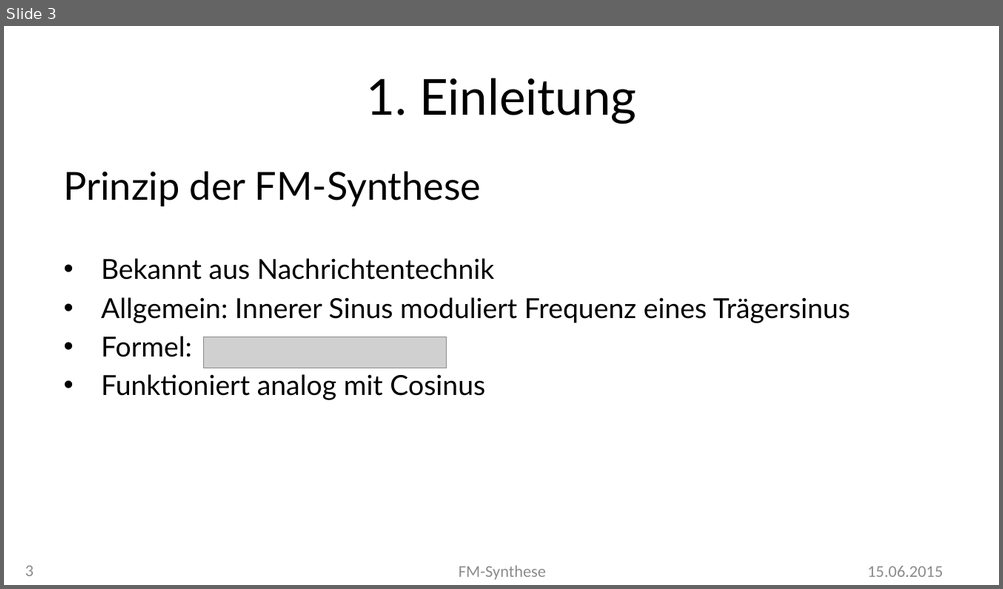
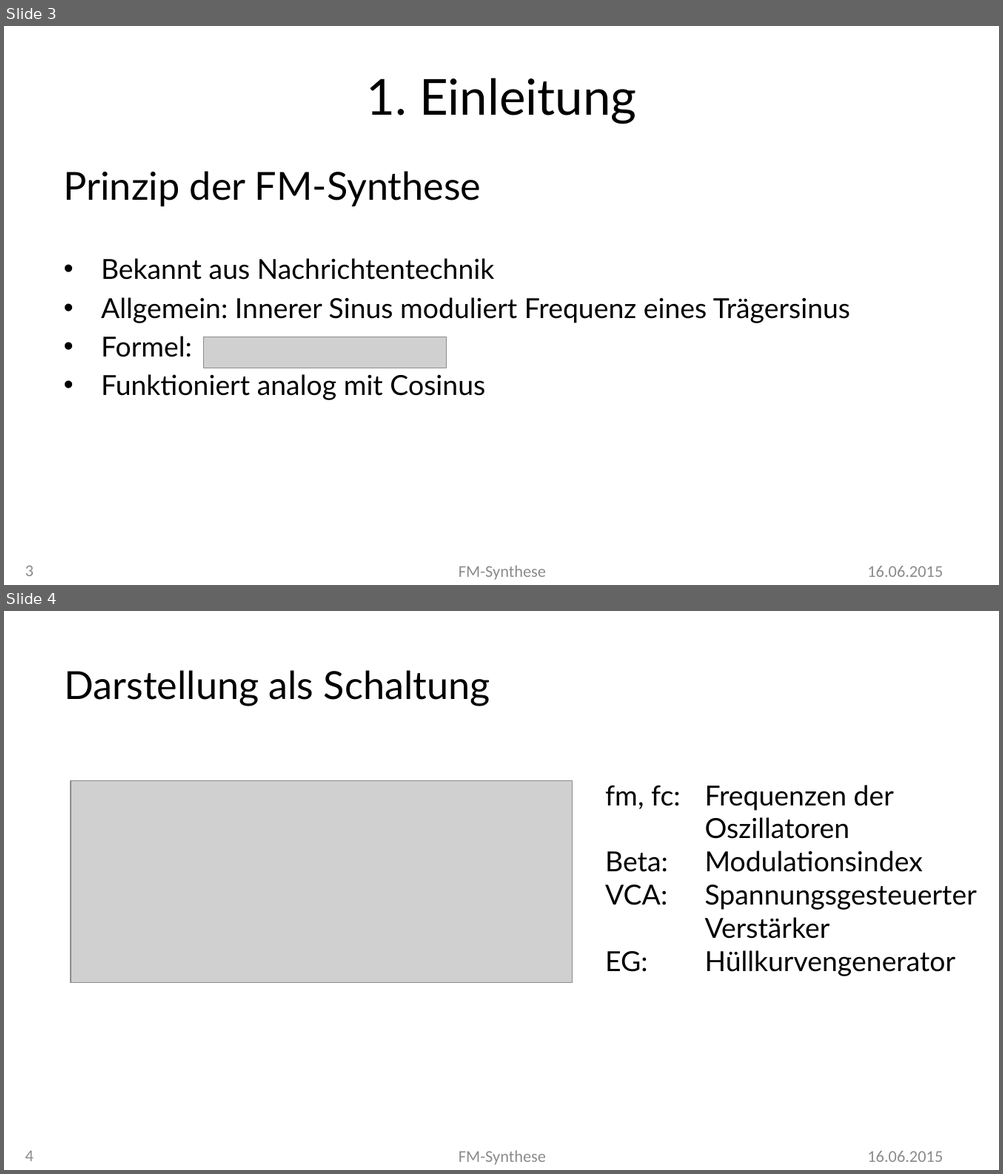
Before and after one commit to MBulli/VSeminar, a slide deck: Praesentation/FMSynthese-Julius.pptx. Shown one above the other, each under a label of ours: slide 3 before the commit, slides 3 and 4 after it. The pictures are 1003x589 and 1003x1174 pixels, drawn with LibreOffice and Linux fonts; fonts in the diff are those of the drawing; grey boxes stand for pictures; background and template pictures are left out. Boxes give left, top, right and bottom in pixels: in the first picture for what was removed or moved away, otherwise in the second. Text is boxed around its words. In the diff, an @@ line names an element or a change of style, - is before the commit and + after.

Commit message:
Some text and slides

```diff
--- a/Praesentation/FMSynthese-Julius.pptx
+++ b/Praesentation/FMSynthese-Julius.pptx
@@ slide 4 added at [4,611,999,1170], background #FFFFFF @@
@@ text added at [65,670,490,706], 28 pt, text #000000 @@
+Darstellung als Schaltung
@@ picture added at [71,781,572,983] @@
@@ text added at [605,785,976,977], 20 pt, text #000000 @@
+fm, fc: Frequenzen der
+Oszillatoren
+Beta: Modulationsindex
+VCA: Spannungsgesteuerter
+Verstärker
+EG: Hüllkurvengenerator
@@ page number added at [25,1150,34,1162], 12 pt, text #8C8C8C @@
+4
@@ text added at [458,1150,546,1165], 12 pt, text #8C8C8C @@
+FM-Synthese
@@ text added at [867,1151,942,1162], 12 pt, text #8C8C8C @@
+16.06.2015
@@ slide 3 changed as well @@
@@ text at [867,566,942,577]: text changed @@
-15.06.2015
+16.06.2015
```
Also in this commit, not shown: 22 other slides changed, 2 other slides added, 3 other files.
